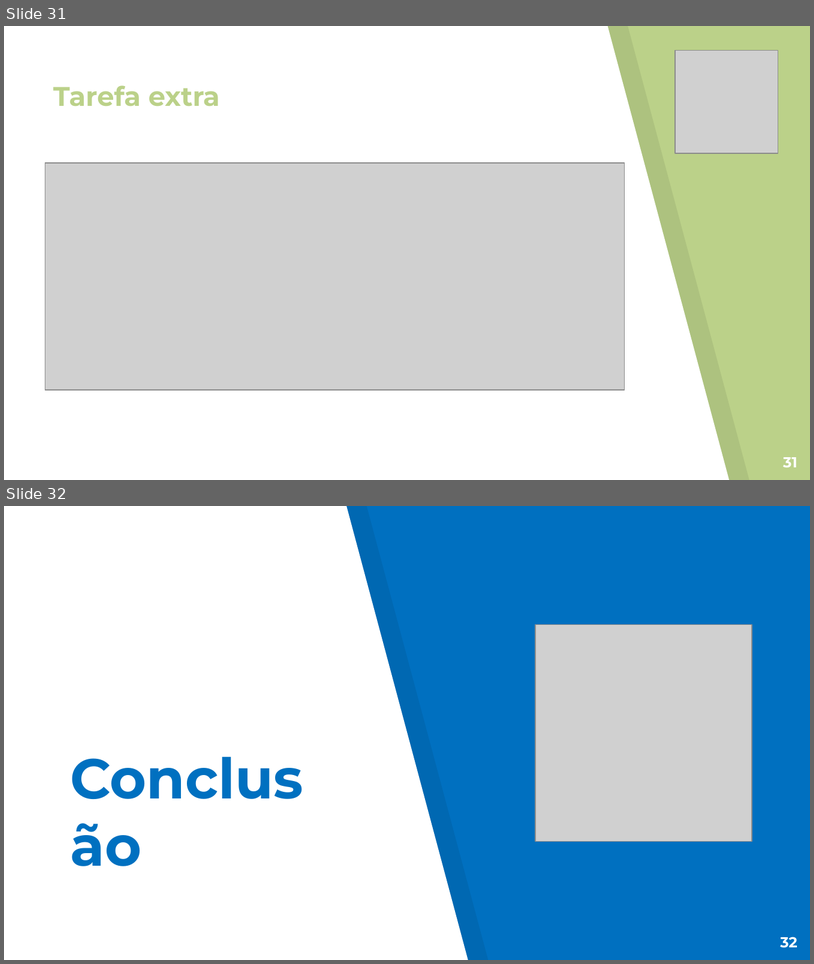
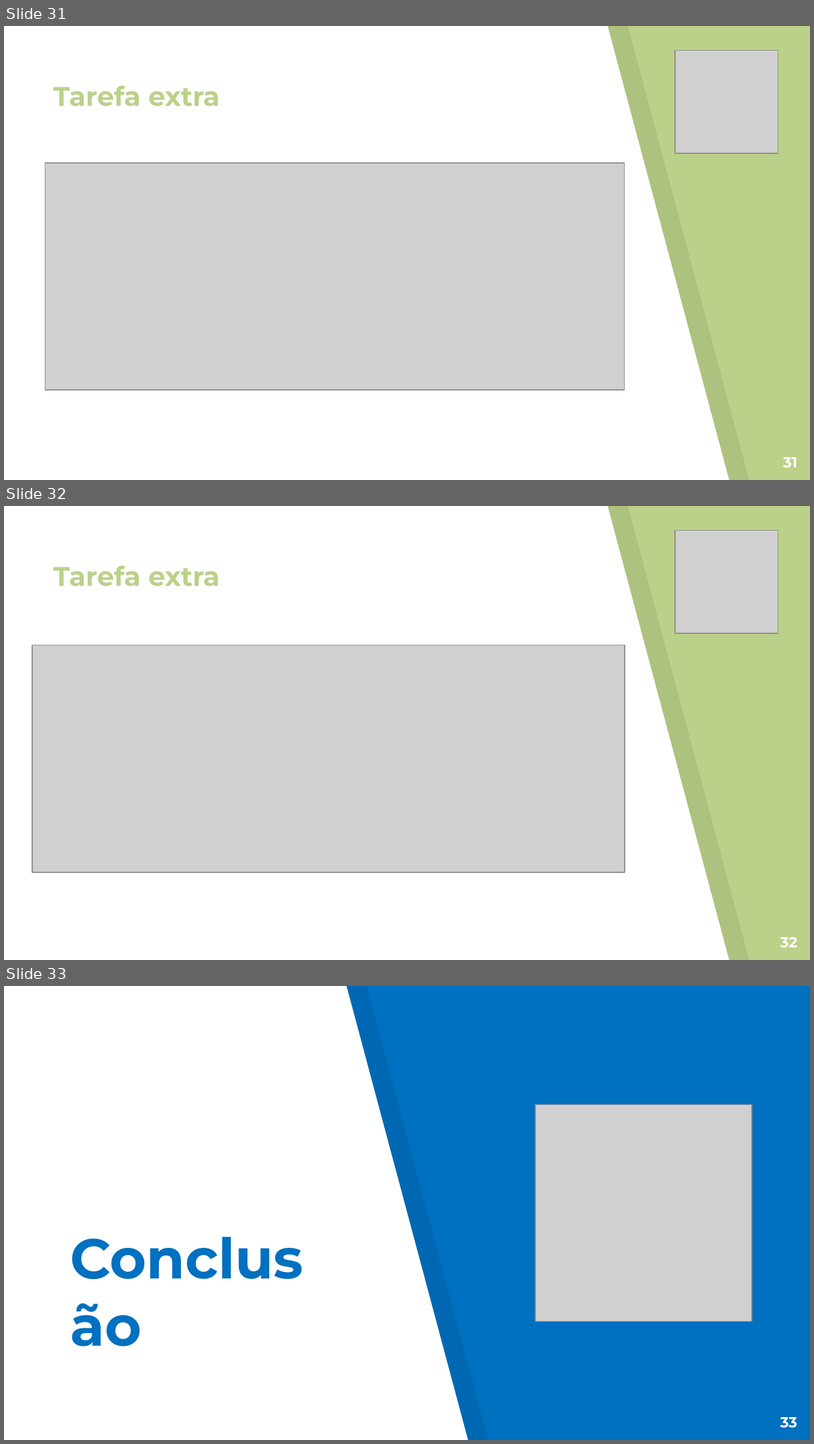
Before and after one commit to Nelson198/ATS, a slide deck: Apresentação.pptx. Shown one above the other, each under a label of ours: slides 31 and 32 before the commit, slides 31, 32 and 33 after it. The pictures are 814x964 and 814x1444 pixels, drawn with LibreOffice and Linux fonts; fonts in the diff are those of the drawing; grey boxes stand for pictures. Boxes give left, top, right and bottom in pixels: in the first picture for what was removed or moved away, otherwise in the second. Text is boxed around its words. In the diff, an @@ line names an element or a change of style, - is before the commit and + after.

```diff
--- a/Apresentação.pptx
+++ b/Apresentação.pptx
@@ slide 32 added at box(4, 506, 810, 960), background #BBD189; not listed: 2 template elements that a slide beside it also shows @@
@@ picture added at box(676, 530, 779, 633) @@
@@ title added at box(53, 565, 220, 586), 24 pt, text #BBD189, bold @@
+Tarefa extra
@@ picture added at box(32, 645, 625, 871) @@
@@ page number added at box(780, 937, 798, 947), 13 pt, text #FFFFFF, bold @@
+32
@@ what was slide 32 is now slide 33 @@
@@ page number at box(780, 1417, 798, 1428): text changed @@
-32
+33
```
Also in this commit, not shown: 1 slide changed, 3 other files.
